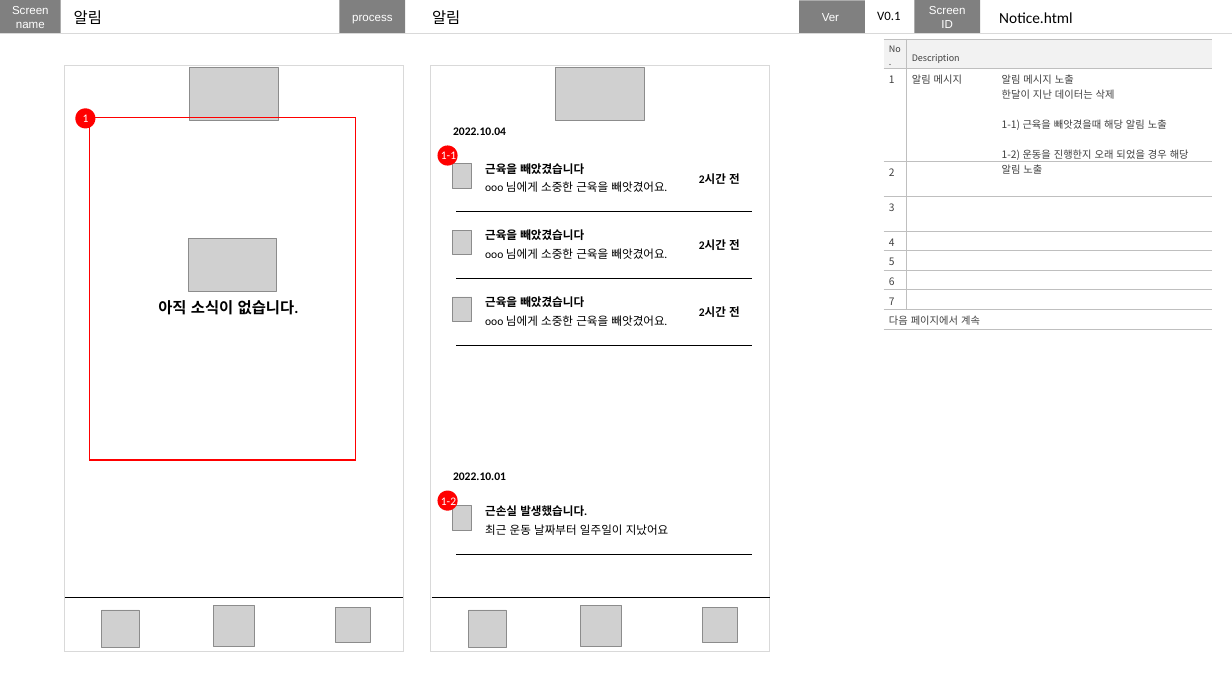
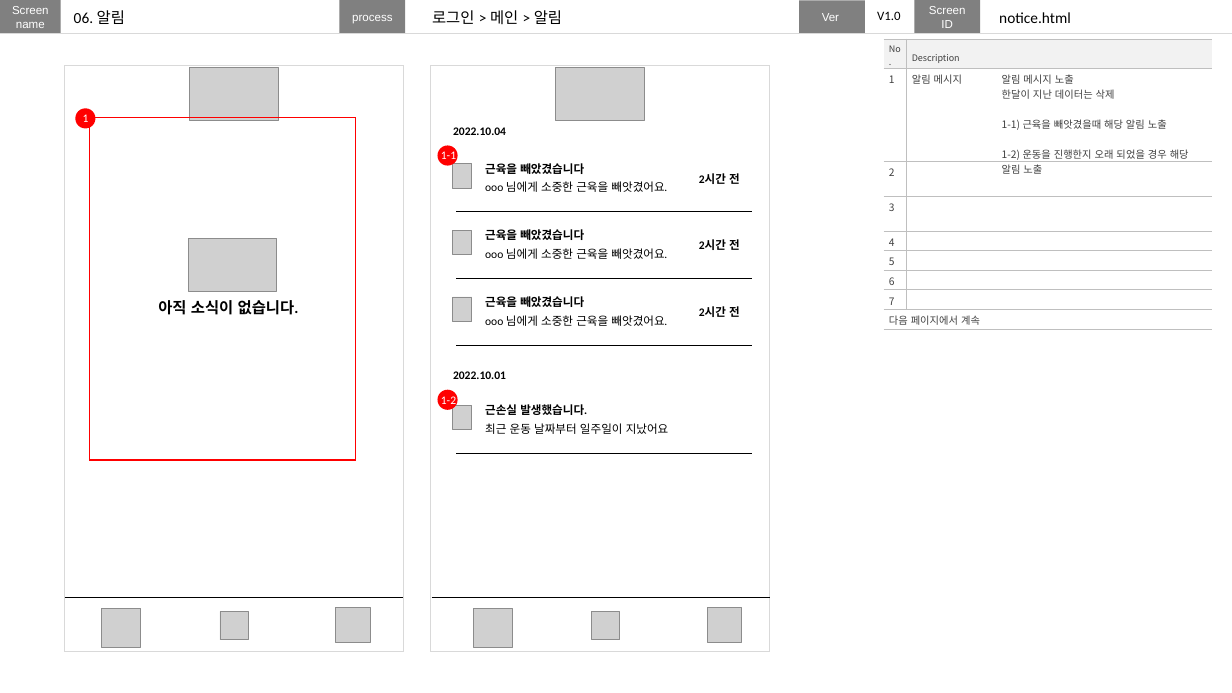
Before and after one commit to nohminkyoung/final_anchovy, a slide deck: slide 25 of plan/finalproject.pptx (slide 36 before the commit). Drawn at 1232x693 pixels with LibreOffice and Linux fonts; fonts in the diff are those of the drawing; grey boxes stand for pictures. Boxes give left, top, right and bottom in pixels: in the first picture for what was removed or moved away, otherwise in the second. Text is boxed around its words. In the diff, an @@ line names an element or a change of style, - is before the commit and + after.

```diff
--- a/plan/finalproject.pptx
+++ b/plan/finalproject.pptx
@@ text at [74,10,125,24]: text changed @@
-알림
+06. 알림
@@ text at [432,10,562,24]: text changed @@
-알림
+로그인 > 메인 > 알림
@@ text at [877,11,900,20]: text changed @@
-V0.1
+V1.0
@@ text at [999,12,1071,23]: text changed @@
-Notice.html
+notice.html
@@ 4 texts, 1 picture, 1 line, 1 ellipse: place and size @@
-4 texts, 1 picture, 1 line, 1 ellipse at [438,472,752,554]
+4 texts, 1 picture, 1 line, 1 ellipse at [438,371,752,453]
@@ picture: place and size @@
-picture at [213,605,254,646]
+picture at [220,612,248,640]
@@ picture: place and size @@
-picture at [469,610,506,647]
+picture at [473,608,512,647]
@@ picture removed at [580,605,621,646] @@
@@ picture added at [592,612,619,640] @@
@@ picture: place and size @@
-picture at [702,607,738,642]
+picture at [707,607,742,642]
```
Also in this commit, not shown: 29 other slides changed, 7 slides added, 9 slides removed.
